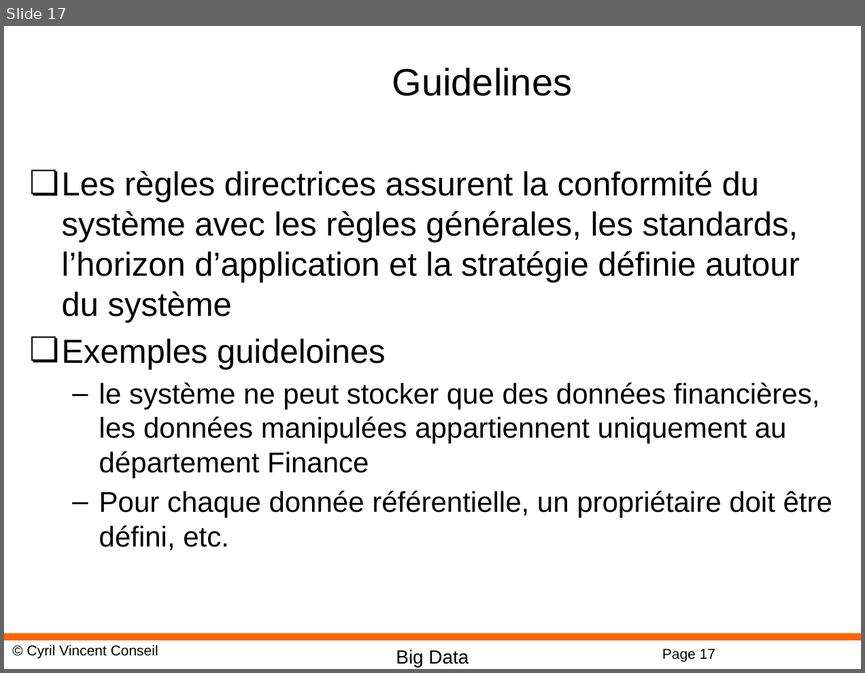
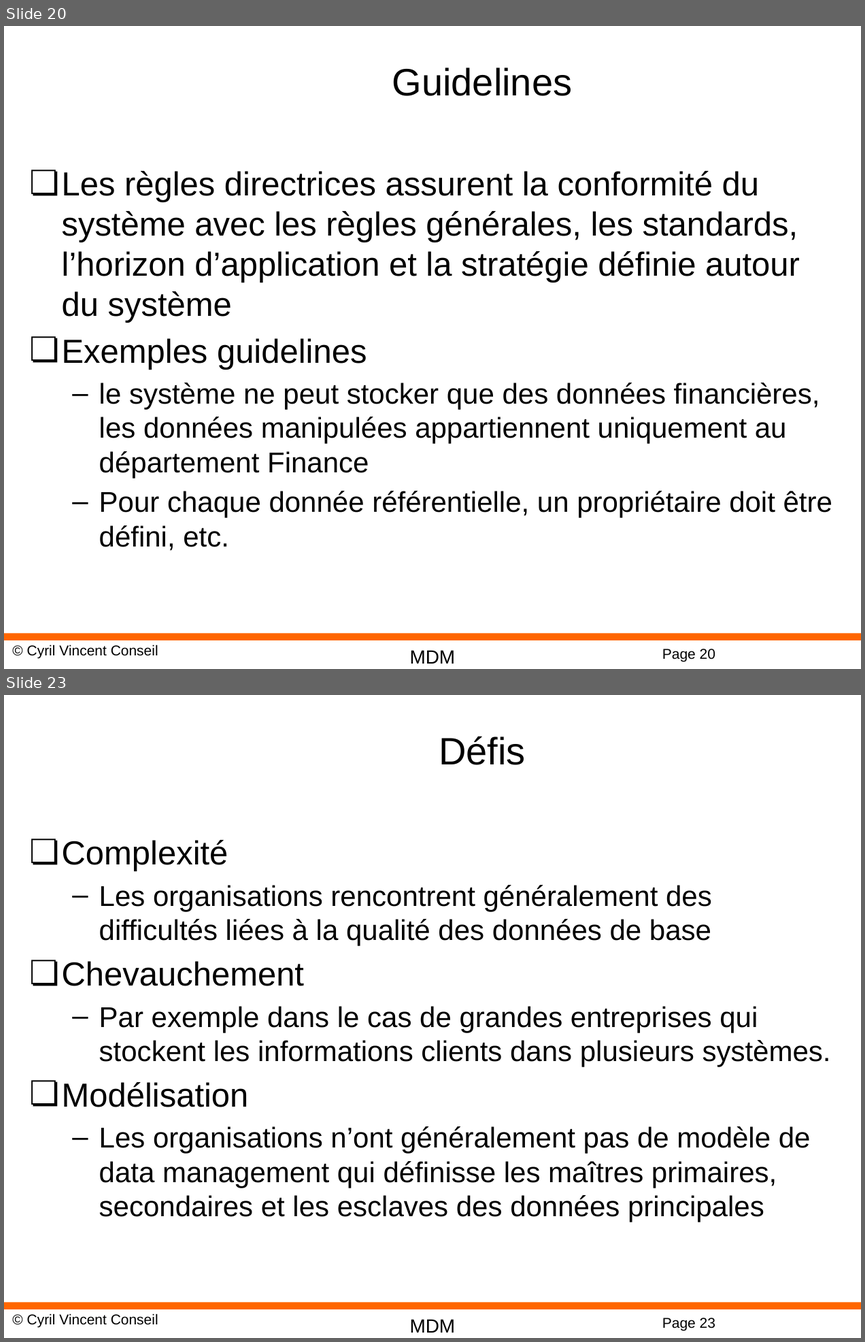
Before and after one commit to cyrilvincent/mdm, a slide deck: MDM03-MDM.pptx. Shown one above the other, each under a label of ours: slide 17 before the commit, slides 20 and 23 after it; the slides between them are not shown. The pictures are 865x673 and 865x1342 pixels, drawn with LibreOffice and Linux fonts; fonts in the diff are those of the drawing; background and template pictures are left out. Boxes give left, top, right and bottom in pixels: in the first picture for what was removed or moved away, otherwise in the second. Text is boxed around its words. In the diff, an @@ line names an element or a change of style, - is before the commit and + after.

```diff
--- a/MDM03-MDM.pptx
+++ b/MDM03-MDM.pptx
@@ slide 23 added at box(4, 695, 861, 1338), background #FFFFFF; not listed: 4 template elements that a slide beside it also shows @@
@@ title added at box(439, 736, 526, 765), 32 pt, text #000000 @@
+Défis
@@ text added at box(62, 840, 831, 1222), 24 pt, text #000000 @@
+❏ Complexité
+  – Les organisations rencontrent généralement des difficultés liées à la qualité des données de base
+❏ Chevauchement
+  – Par exemple dans le cas de grandes entreprises qui stockent les informations clients dans plusieurs systèmes.
+❏ Modélisation
+  – Les organisations n’ont généralement pas de modèle de data management qui définisse les maîtres primaires, secondaires et les esclaves des données principales
@@ what was slide 17 is now slide 20 @@
@@ slide 20 changed as well @@
@@ text at box(62, 338, 366, 369): text changed @@
-❏ Exemples guideloines
+❏ Exemples guidelines
@@ text at box(410, 650, 456, 663): text changed @@
-Big Data
+MDM
@@ page number at box(662, 648, 715, 661): text changed @@
-Page 17
+Page 20
```
Also in this commit, not shown: 17 other slides changed, 12 other slides added, 11 other files.
